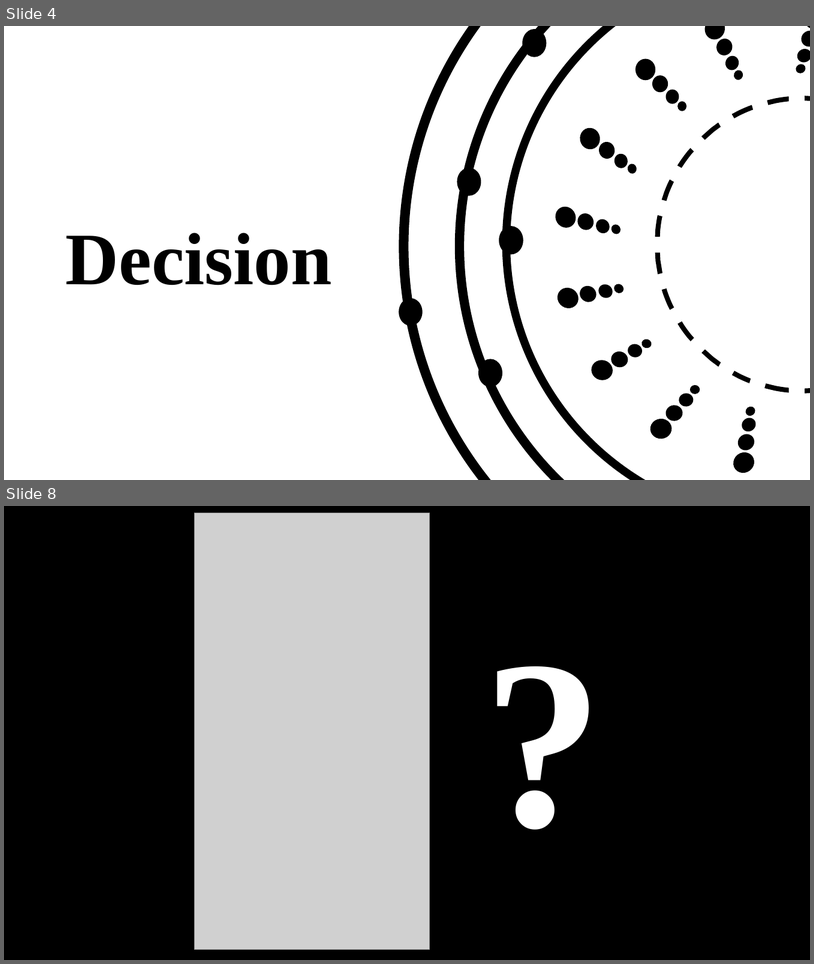
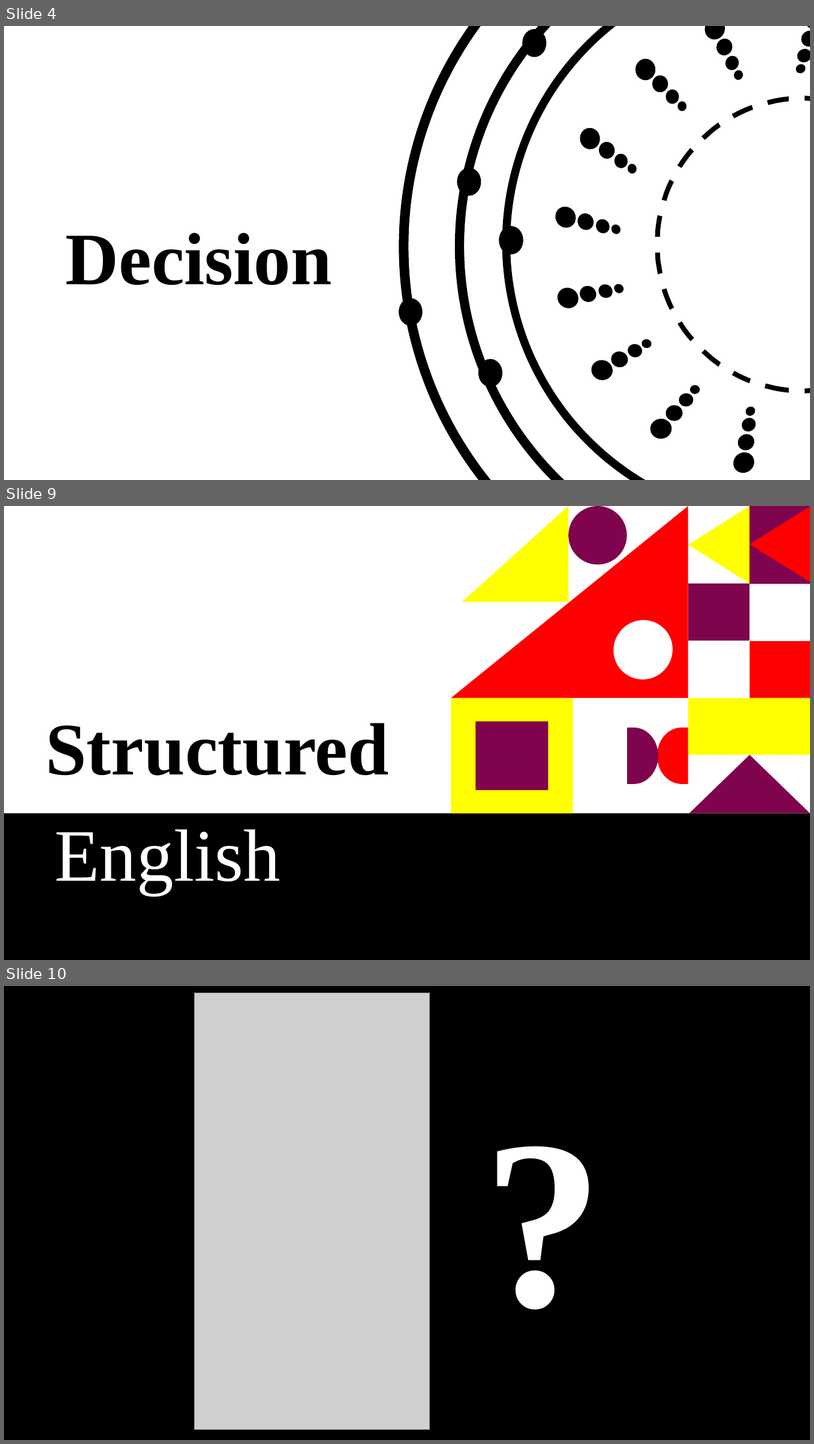
Before and after one commit to tamanghawana0815/SAD-ppt, a slide deck: Presentation.pptx. Shown one above the other, each under a label of ours: slides 4 and 8 before the commit, slides 4, 9 and 10 after it; the slides between them are not shown. The pictures are 814x964 and 814x1444 pixels, drawn with LibreOffice and Linux fonts; fonts in the diff are those of the drawing; grey boxes stand for pictures. Boxes give left, top, right and bottom in pixels: in the first picture for what was removed or moved away, otherwise in the second. Text is boxed around its words. In the diff, an @@ line names an element or a change of style, - is before the commit and + after.

```diff
--- a/Presentation.pptx
+++ b/Presentation.pptx
@@ slide 9 added at bbox=[4, 506, 810, 960], background #FFFFFF @@
@@ right triangle added at bbox=[452, 507, 689, 698], fill #FF0000 @@
@@ right triangle added at bbox=[462, 506, 569, 601], fill #FFFF00 @@
@@ ellipse added at bbox=[569, 506, 628, 565], fill #7F034D @@
@@ triangle added at bbox=[689, 506, 750, 583], fill #FFFF00 @@
@@ rectangle added at bbox=[750, 506, 810, 584], fill #7F034D @@
@@ triangle added at bbox=[750, 506, 810, 582], fill #FF0000 @@
@@ rectangle added at bbox=[689, 583, 750, 640], fill #7F034D @@
@@ ellipse added at bbox=[614, 621, 672, 679], fill #FFFFFF @@
@@ ellipse added at bbox=[614, 620, 673, 678], fill #FFFFFF @@
@@ rectangle added at bbox=[750, 641, 810, 698], fill #FF0000 @@
@@ rectangle added at bbox=[451, 698, 573, 813], fill #FFFF00 @@
@@ rectangle added at bbox=[689, 698, 810, 754], fill #FFFF00 @@
@@ rectangle added at bbox=[476, 721, 548, 790], fill #7F034D @@
@@ text added at bbox=[45, 723, 389, 775], 88 pt, text #000000, bold @@
+Structured
@@ freeform shape added at bbox=[628, 727, 659, 784], fill #7F034D @@
@@ freeform shape added at bbox=[658, 727, 689, 784], fill #FF0000 @@
@@ triangle added at bbox=[690, 754, 810, 813], fill #7F034D @@
@@ rectangle added at bbox=[4, 813, 810, 960], fill #000000 @@
@@ text added at bbox=[55, 829, 281, 894], 88 pt, text #FFFFFF @@
+English
@@ what was slide 8 is now slide 10 @@
```
Also in this commit, not shown: 2 slides changed, 1 other slide added.
